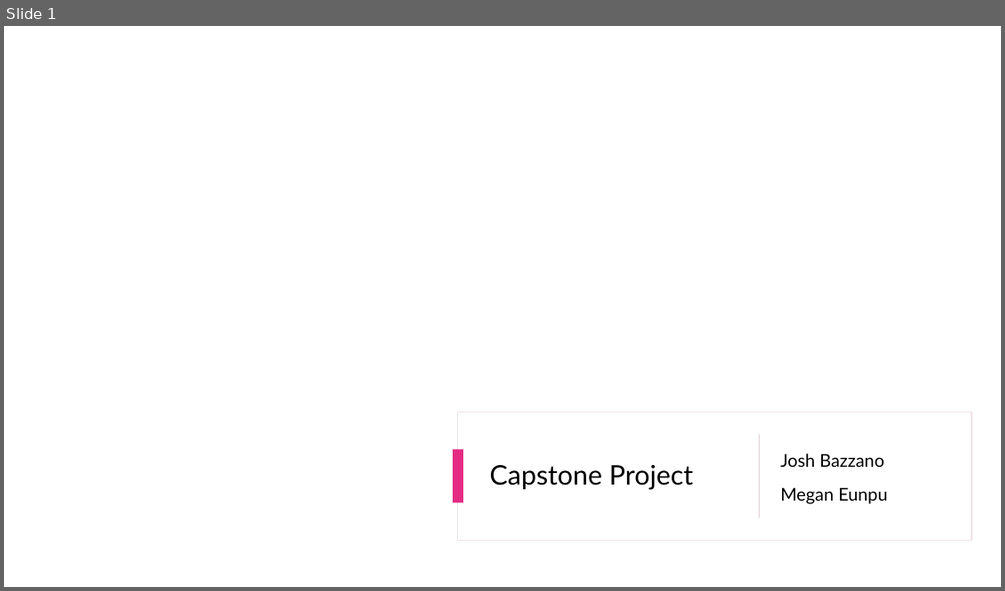
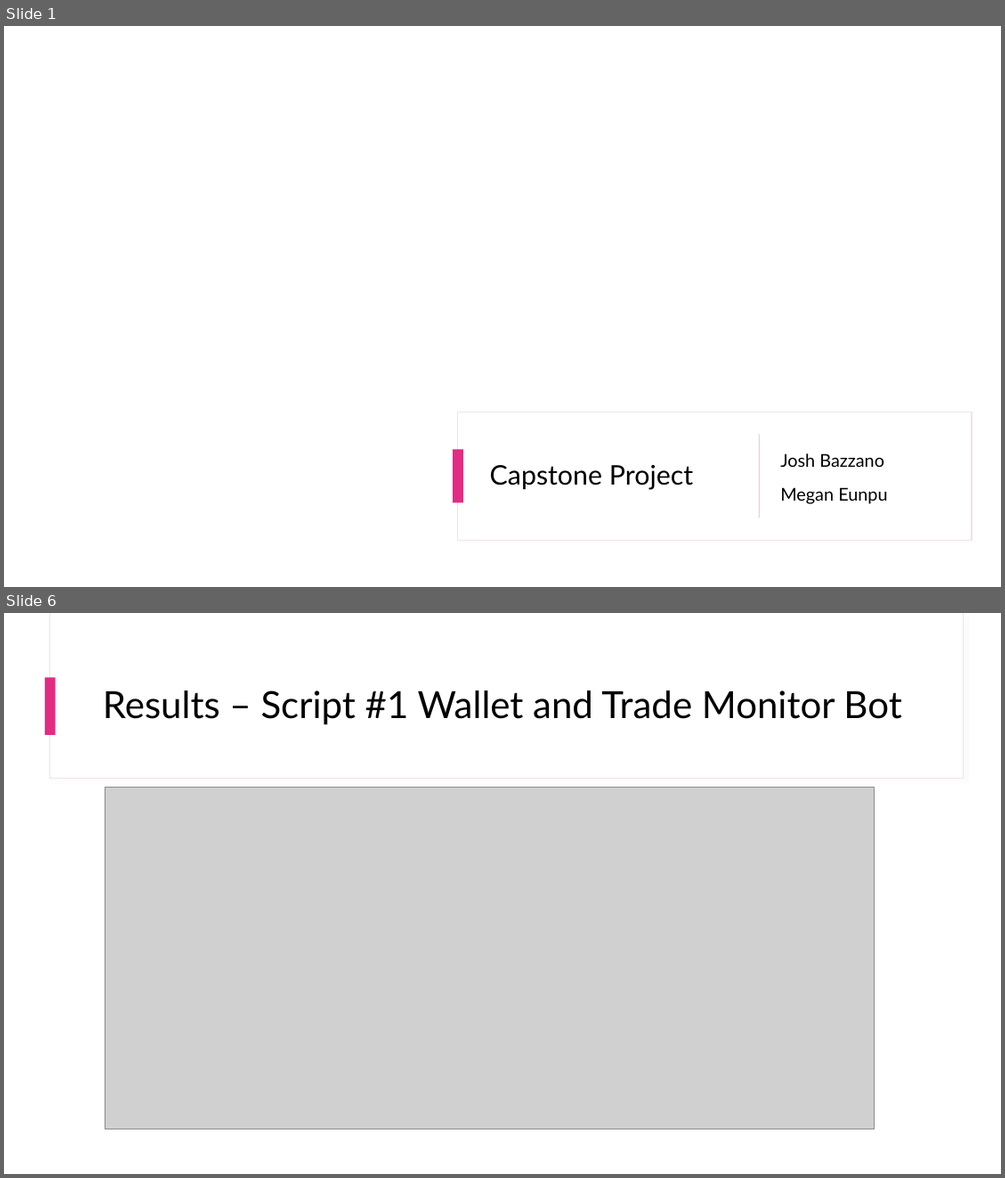
Before and after one commit to Joshbazz/polymarket_copy_trader, a slide deck: Capstone Presentation.pptx. Shown one above the other, each under a label of ours: slide 1 before the commit, slides 1 and 6 after it; the slides between them are not shown. The pictures are 1005x591 and 1005x1178 pixels, drawn with LibreOffice and Linux fonts; fonts in the diff are those of the drawing; grey boxes stand for pictures; background and template pictures are left out. Boxes give left, top, right and bottom in pixels: in the first picture for what was removed or moved away, otherwise in the second. Text is boxed around its words. In the diff, an @@ line names an element or a change of style, - is before the commit and + after.

```diff
--- a/Capstone Presentation.pptx
+++ b/Capstone Presentation.pptx
@@ slide 6 added at box(4, 613, 1001, 1174), background #FFFFFF @@
@@ rectangle added at box(49, 613, 963, 779), fill #FFFFFF, outline #F0E3E9 0.75 pt @@
@@ rectangle added at box(50, 613, 963, 778), fill #FFFFFF @@
@@ rectangle added at box(45, 677, 56, 735), fill #E42B83 @@
@@ title added at box(103, 690, 901, 725), 36 pt, text #000000 @@
+Results – Script #1 Wallet and Trade Monitor Bot
@@ picture added at box(105, 787, 874, 1129) @@
```
Also in this commit, not shown: 1 slide changed, 7 other slides added, 3 slides removed, 3 other files.
